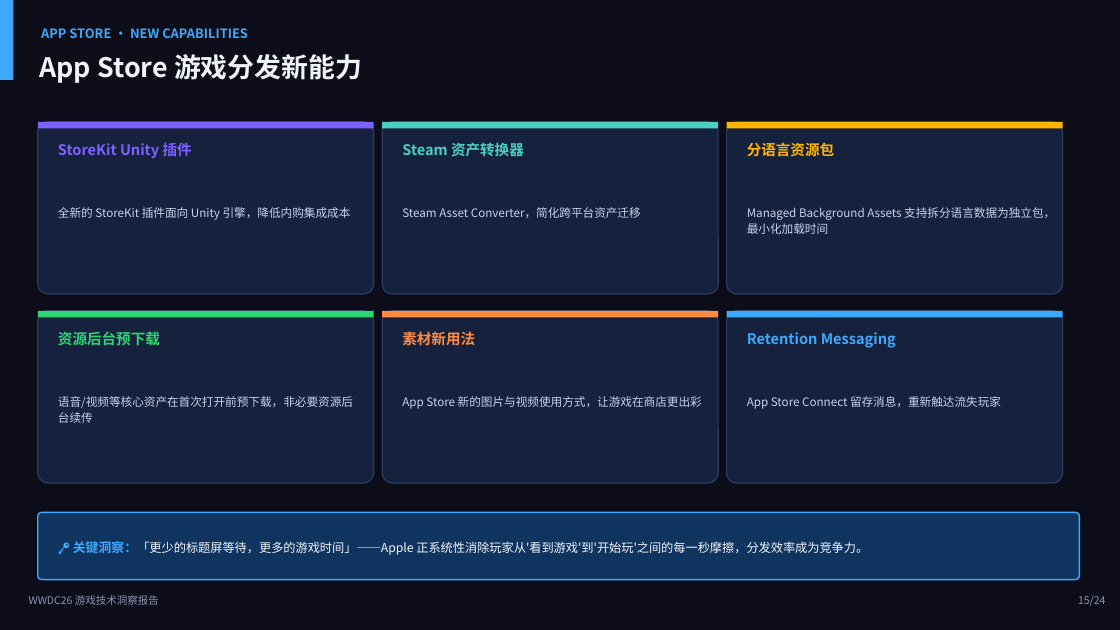
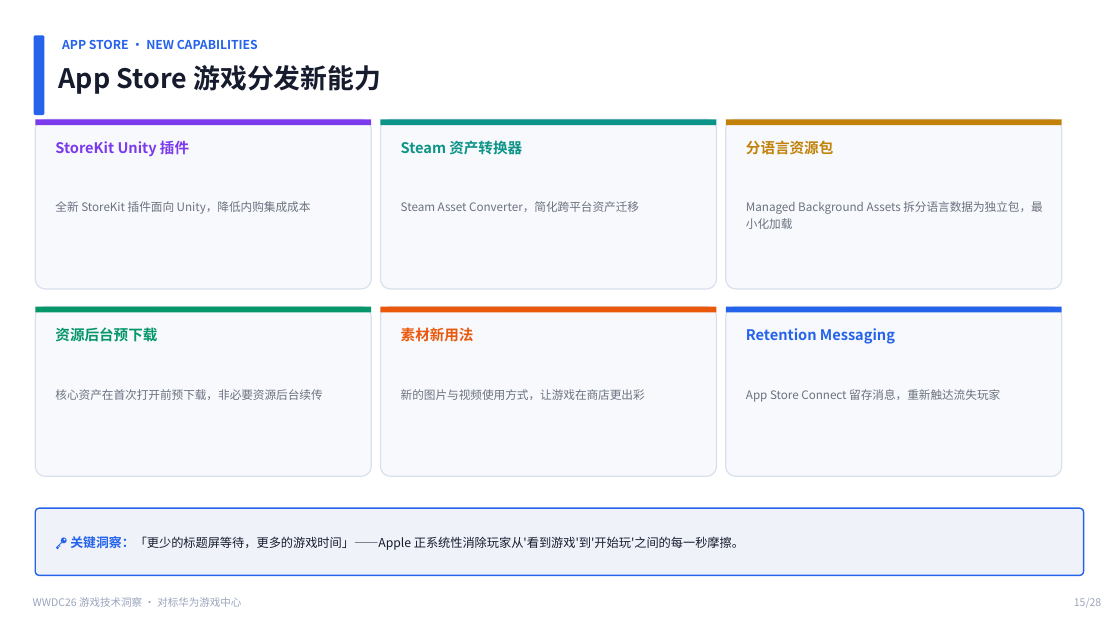
Before and after one commit to xhyha/insight, a slide deck: slide 15 of WWDC26_Gaming_Insight_Report.pptx. Drawn at 1120x630 pixels with LibreOffice and Linux fonts; fonts in the diff are those of the drawing. Boxes give left, top, right and bottom in pixels: in the first picture for what was removed or moved away, otherwise in the second. Text is boxed around its words. In the diff, an @@ line names an element or a change of style, - is before the commit and + after.

Commit message:
WWDC26游戏洞察 v2 - 白底版 + 新增华为游戏中心对标启发 (28 pages)
主要变更：
- 全局改为纯白底色主题（原深色主题）
- 新增第六章「对标华为游戏中心」(5 页)：
  · 华为游戏中心/HMS Game Service 现状速览
  · WWDC26 vs 华为 全维度对比矩阵
  · 对华为游戏中心的 7 大启发（分 2 页）
- 结论与行动建议改为华为视角路线图
- 目录与封面更新，总页数 24→28

7 大启发：AI迁移助手 / NPU神经升频 / 命令行AI调试 /
设备级智能画质预设 / 社交化发现 / 引擎插件资源分包 / 多设备空间游戏

```diff
--- a/WWDC26_Gaming_Insight_Report.pptx
+++ b/WWDC26_Gaming_Insight_Report.pptx
@@ background #0D0D1A to #FFFFFF @@
@@ rounded rectangle: place and size @@
-rounded rectangle at (0,0,13,80)
+rounded rectangle at (34,35,45,115)
@@ rounded rectangle at (34,35,45,115): rectangle to rounded rectangle; fill #3DA9FC to #2563EB @@
@@ text "APP STORE · NEW CAPABILITIES": place and size @@
-text "APP STORE · NEW CAPABILITIES" at (41,28,248,38)
+text "APP STORE · NEW CAPABILITIES" at (62,40,258,49)
@@ text "APP STORE · NEW CAPABILITIES" at (62,40,258,49): size 11 to 10.5 pt, text colour #3DA9FC to #2563EB @@
@@ text "App Store 游戏分发新能力": place and size @@
-text "App Store 游戏分发新能力" at (39,54,362,83)
+text "App Store 游戏分发新能力" at (59,65,381,94)
@@ text "App Store 游戏分发新能力" at (59,65,381,94): text colour #F0F4F8 to #161B2E @@
@@ rectangle at (35,119,371,125): fill #7B61FF to #7C3AED @@
@@ rectangle at (381,119,717,125): fill #4ECDC4 to #0D9488 @@
@@ rectangle at (726,119,1062,125): fill #FFB400 to #C2820A @@
@@ text "StoreKit Unity 插件" at (55,140,189,156): text colour #7B61FF to #7C3AED @@
@@ text "Steam 资产转换器" at (401,140,522,155): text colour #4ECDC4 to #0D9488 @@
@@ text "分语言资源包" at (746,140,833,155): text colour #FFB400 to #C2820A @@
@@ text at (55,201,311,214): text changed; text colour #C9D1E8 to #6B7280 @@
-全新的 StoreKit 插件面向 Unity 引擎，降低内购集成成本
+全新 StoreKit 插件面向 Unity，降低内购集成成本
@@ text "Steam Asset Converter，简化跨平台资产迁移" at (401,201,639,212): text colour #C9D1E8 to #6B7280 @@
@@ text at (746,201,1042,229): text changed; text colour #C9D1E8 to #6B7280 @@
-Managed Background Assets 支持拆分语言数据为独立包，最小化加载时间
+Managed Background Assets 拆分语言数据为独立包，最小化加载
@@ 2 rectangles, 2 rounded rectangles: place and size @@
-2 rectangles, 2 rounded rectangles at (38,122,374,483)
+2 rectangles, 2 rounded rectangles at (35,119,371,476)
@@ fill #16213E to #F7F9FC; outline #2C3E60 1 pt to #D8E0EC 1 pt in 6 elements at (726,119,1062,289), (381,119,717,289), (35,119,371,289), (726,307,1062,476), (381,307,717,476), (35,307,371,476) @@
@@ rectangle at (35,307,371,313): fill #2ED573 to #059669 @@
@@ text "资源后台预下载" at (55,327,157,342): text colour #2ED573 to #059669 @@
@@ 4 rectangles, 4 rounded rectangles, 1 text: place and size @@
-4 rectangles, 4 rounded rectangles, 1 text at (382,122,1063,483)
+4 rectangles, 4 rounded rectangles, 1 text at (381,119,1062,476)
@@ rectangle at (381,307,717,313): fill #FF8C42 to #EA580C @@
@@ text "素材新用法" at (401,327,474,341): text colour #FF8C42 to #EA580C @@
@@ rectangle at (726,307,1062,313): fill #3DA9FC to #2563EB @@
@@ text "Retention Messaging" at (746,328,895,344): text colour #3DA9FC to #2563EB @@
@@ text at (55,389,322,400): text changed; text colour #C9D1E8 to #6B7280 @@
-语音/视频等核心资产在首次打开前预下载，非必要资源后台续传
+核心资产在首次打开前预下载，非必要资源后台续传
@@ text at (401,389,645,400): text changed; text colour #C9D1E8 to #6B7280 @@
-App Store 新的图片与视频使用方式，让游戏在商店更出彩
+新的图片与视频使用方式，让游戏在商店更出彩
@@ text "App Store Connect 留存消息，重新触达流失玩家" at (746,389,1000,402): text colour #C9D1E8 to #6B7280 @@
@@ rounded rectangle: place and size @@
-rounded rectangle at (38,513,1080,580)
+rounded rectangle at (35,508,1084,576)
@@ rounded rectangle at (35,508,1084,576): fill #0F3460 to #EFF3F9; outline #3DA9FC 1.2 pt to #2563EB 1.2 pt @@
@@ text at (70,536,744,550): text changed; text colour #F0F4F8 to #161B2E @@
-🔑 关键洞察：「更少的标题屏等待，更多的游戏时间」——Apple 正系统性消除玩家从'看到游戏'到'开始玩'之间的每一秒摩擦，分发效率成为竞争力。
+🔑 关键洞察：「更少的标题屏等待，更多的游戏时间」——Apple 正系统性消除玩家从'看到游戏'到'开始玩'之间的每一秒摩擦。
@@ text at (33,597,241,607): text changed; text colour #8B95B0 to #9AA5BC @@
-WWDC26 游戏技术洞察报告
+WWDC26 游戏技术洞察 · 对标华为游戏中心
@@ text at (1074,598,1101,608): text changed; text colour #8B95B0 to #9AA5BC @@
-15/24
+15/28
```
Also in this commit, not shown: 22 other slides changed, 5 slides added, 1 slide removed.
